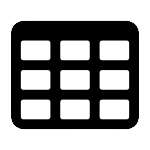
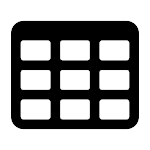
Layer changes from the first (150, 150) image to the second:
added layer "All Layers" above "csvGui_icon.ico" over [11, 20, 139, 130]
hid "csvGui_icon.ico" over [11, 20, 139, 130]
hid "Layer" over [20, 40, 130, 120]
hid "Layer #1", moved it below "Layer" over [11, 20, 139, 130]
